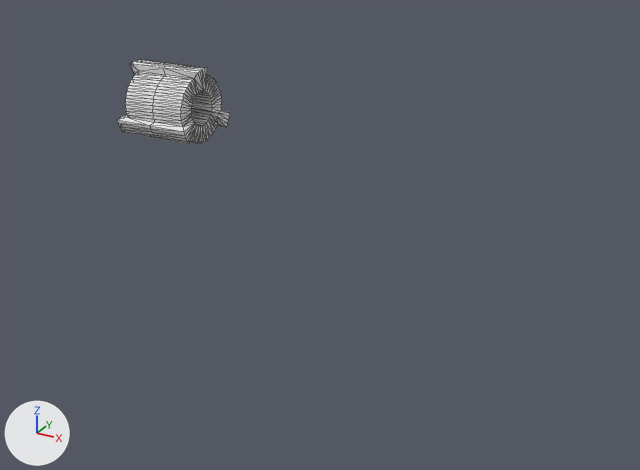
What one commit did to the OBJ model examples/advanced/extension3D/data/drehmaschine/maschine1.obj.
Before and after are seen from a 50 mm camera at (3.87, -5.39, 3.24) aimed at (1.18, -0.5, 0.79). The lights are fixed; the arrows at lower left show +X, +Y and +Z. Mesh edges are drawn as thin lines. Where no turn or scale is listed for an object, it has been applied to the vertices. Vertices at the same position are counted once.

Before the edit, the objects in view are built like this:
```python
me_maschine1 = bpy.data.meshes.new('maschine1')
me_maschine1.from_pydata(...)  # 326 vertices, 648 faces; spans x -0.299..0.282, y -0.776..-0.223, z 1.31..1.839
me_maschine1.materials.append(mat_null)  # white #e7e7e7
ob_maschine1 = bpy.data.objects.new('maschine1', me_maschine1)
ob_maschine1.location = (0.0, 0.0, 0.0)
```
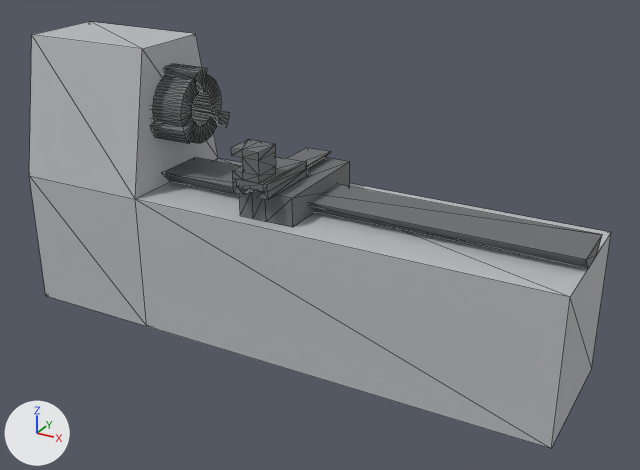
What differs and where, as boxes [x1, y1, x2, y2] in the pictures (640 x 470 px):
'maschine1', reshaped (411% wider, 397% taller): before [117, 59, 230, 144]; after [29, 22, 611, 448]
part 1 of me_maschine1, added: after [231, 140, 307, 200]
part 2 of me_maschine1, added: after [239, 148, 350, 227]
part 3 of me_maschine1, added: after [29, 22, 611, 448]
part 4 of me_maschine1, added: after [162, 157, 602, 269]
part 5 of me_maschine1, recoloured: [151, 64, 230, 144] in both

Diff of the bpy script that builds the scene:
```diff
--- a/examples/advanced/extension3D/data/drehmaschine/maschine1.obj.py
+++ b/examples/advanced/extension3D/data/drehmaschine/maschine1.obj.py
@@ img_metalbare0018_l_jpg @@
+img_metalbare0018_l_jpg = load_image('metalbare0018_l.jpg', 'metalbare0018_l.jpg', 2211, 1067, 'sRGB')
@@ mat_material_002 @@
+mat_material_002 = principled_material('Material.002')
+mat_material_002.texture = img_metalbare0018_l_jpg
+mat_material_002.roughness = 0.69
@@ mat_material_001 @@
+mat_material_001 = principled_material('Material.001')
+mat_material_001.base_color = (0.482, 0.502, 0.522)  # light grey #b8bcbf
+mat_material_001.roughness = 0.69
@@ me_maschine1 @@
 # used by ob_maschine1; location = (0.0, 0.0, 0.0)
-me_maschine1.from_pydata(...)  # 326 vertices, 648 faces; spans x -0.299..0.282, y -0.776..-0.223, z 1.31..1.839
+me_maschine1.from_pydata(...)  # 417 vertices, 812 faces; spans x -1.0..3.0, y -1.0..0.0, z 0.0..2.0
+# me_maschine1 part 1: a new loose piece of 47 vertices spanning x 0.82..1.08, y -1.0..-0.5, z 1.2..1.5, in mat_material_002 (picture img_metalbare0018_l_jpg)
+# me_maschine1 part 2: a new loose piece of 20 vertices spanning x 0.8..1.2, y -0.9..-0.1, z 1.0..1.25, in mat_material_002 (picture img_metalbare0018_l_jpg)
+# me_maschine1 part 3: a new loose piece of 16 vertices spanning x -1.0..3.0, y -1.0..0.0, z 0.0..2.0, in mat_material_001 (light grey #b8bcbf)
+# me_maschine1 part 4
+# 8 vertices are added at x 0.0..3.0, y -0.7..-0.3, z 1.0..1.1
+# 12 new faces join them, mat_material_002 (picture img_metalbare0018_l_jpg)
+# me_maschine1 part 5: 648 faces spanning x -0.299..0.282, y -0.776..-0.223, z 1.31..1.839 switch from mat_null (white #e7e7e7) to mat_material_002 (picture img_metalbare0018_l_jpg)
+me_maschine1.materials.append(mat_material_001)  # light grey #b8bcbf
```
